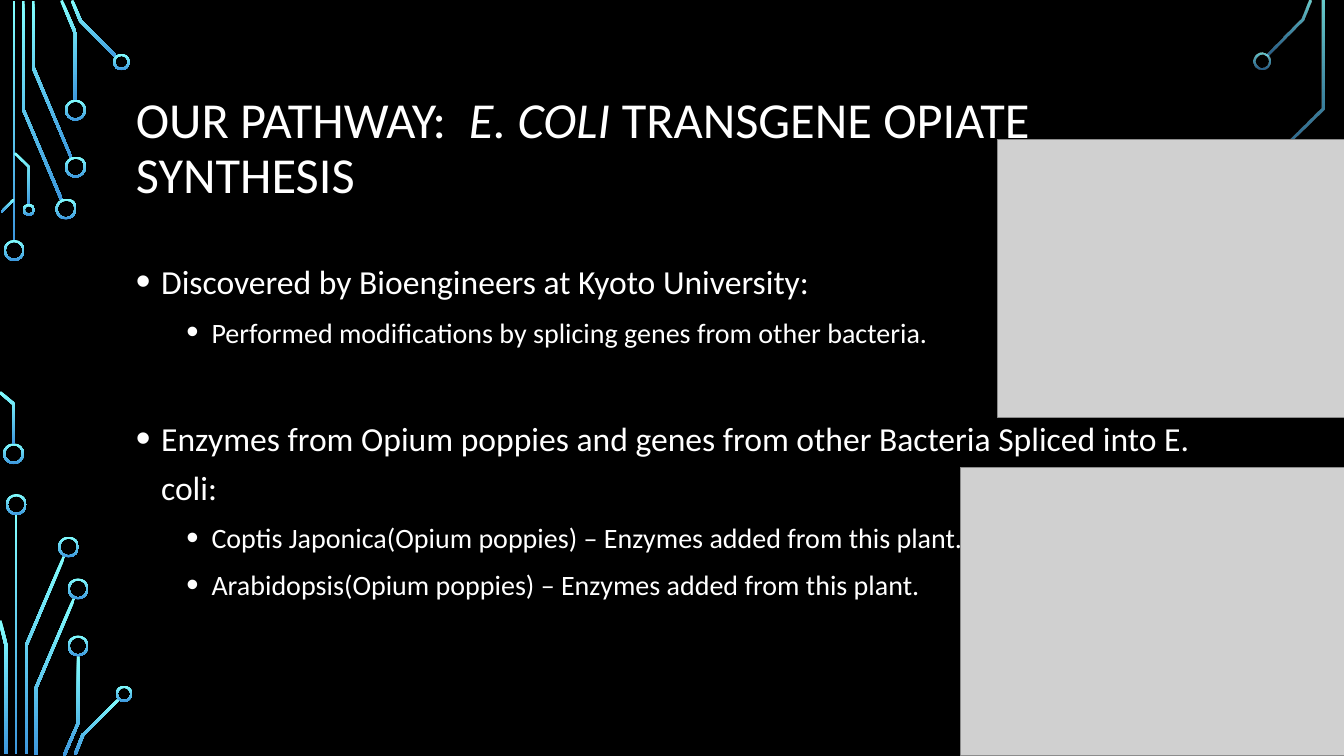
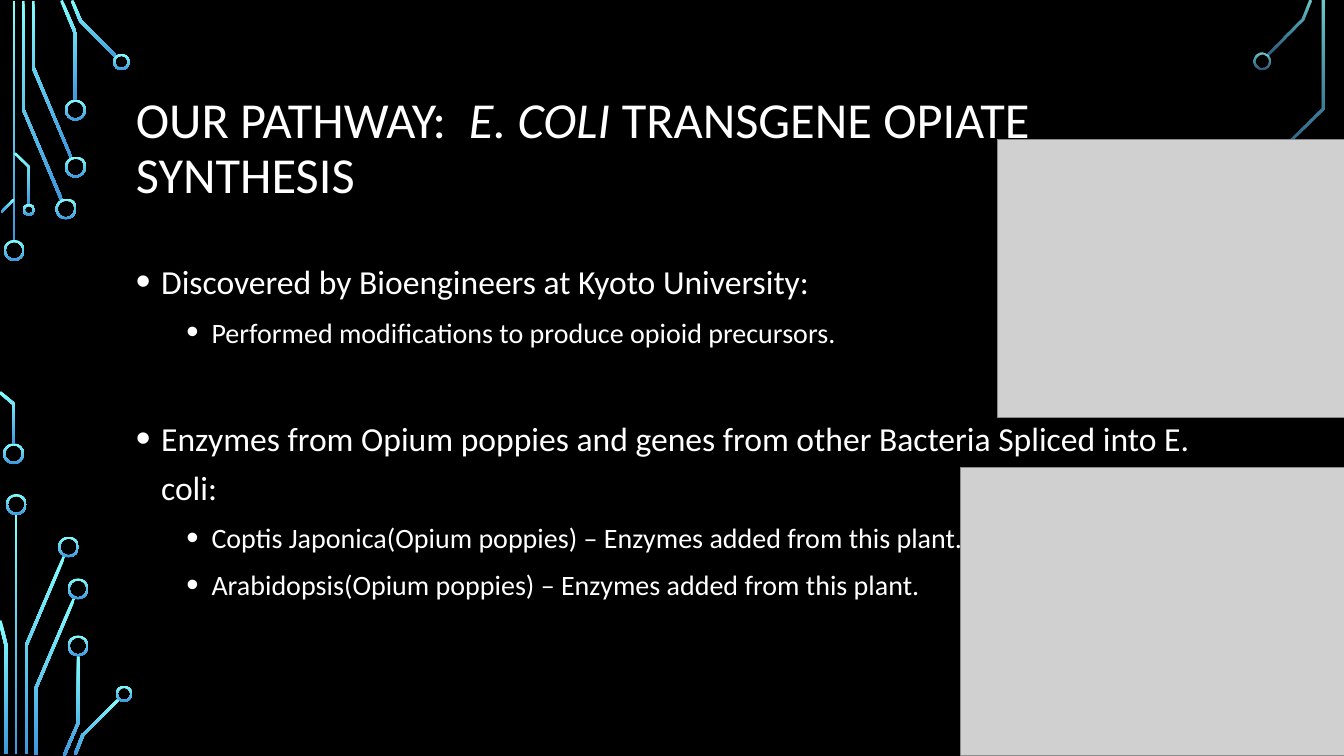
Before and after one commit to saleisha57/Bioinformatics_Final, a slide deck: slide 5 of Aleisha PowerPoint Edit.pptx (slide 6 before the commit). Drawn at 1344x756 pixels with LibreOffice and Linux fonts; fonts in the diff are those of the drawing; grey boxes stand for pictures; background and template pictures are left out. Boxes give left, top, right and bottom in pixels: in the first picture for what was removed or moved away, otherwise in the second. Text is boxed around its words. In the diff, an @@ line names an element or a change of style, - is before the commit and + after.

```diff
--- a/Aleisha PowerPoint Edit.pptx
+++ b/Aleisha PowerPoint Edit.pptx
@@ text at bbox=[212, 323, 835, 348]: text changed @@
-  • Performed modifications by splicing genes from other bacteria.
+  • Performed modifications to produce opioid precursors.
```
Also in this commit, not shown: 8 other slides changed, 13 slides added, 4 slides removed, 1 other file.
